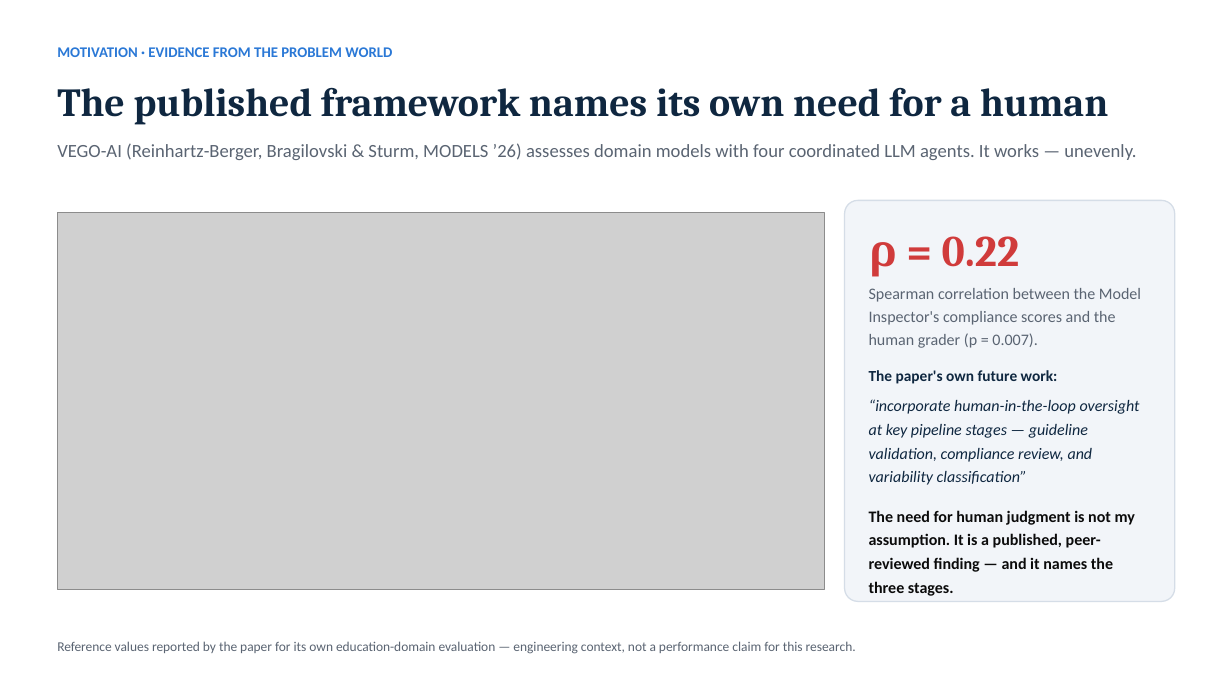
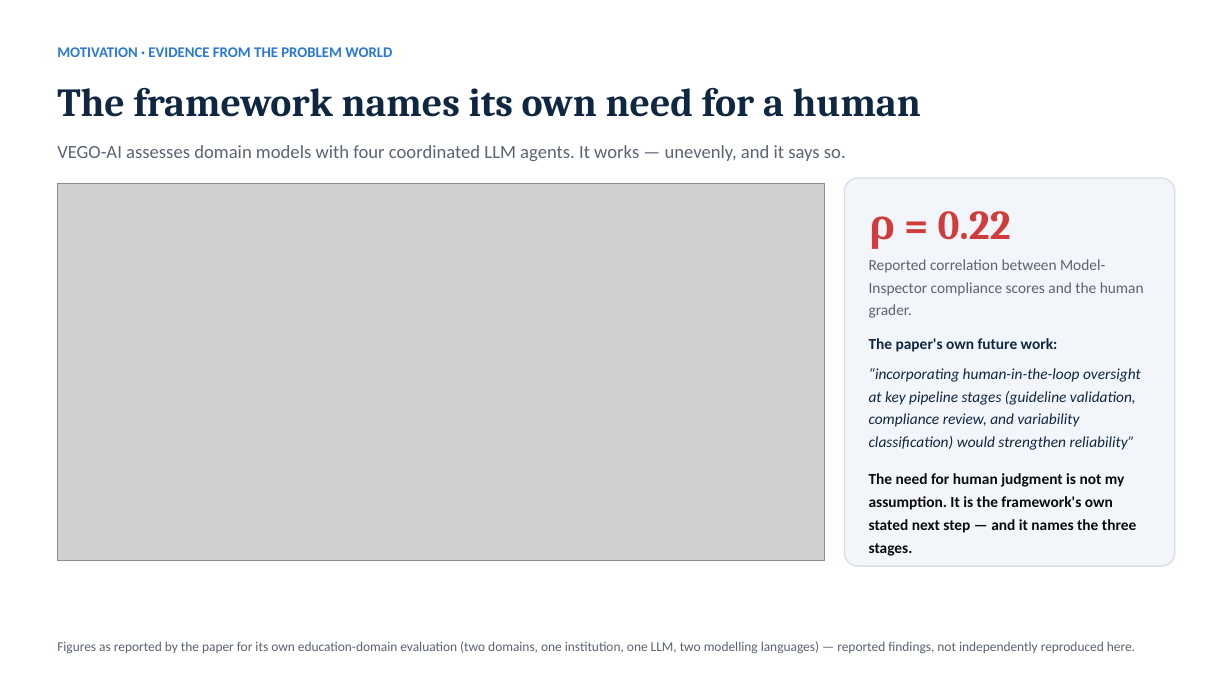
Before and after one commit to AliHamed17/vego-ai-research, a slide deck: slide 3 of outputs/course-presentation/VEGO-AI - IS Research Seminar - Final Presentation.pptx. Drawn at 1232x693 pixels with LibreOffice and Linux fonts; fonts in the diff are those of the drawing; grey boxes stand for pictures. Boxes give left, top, right and bottom in pixels: in the first picture for what was removed or moved away, otherwise in the second. Text is boxed around its words. In the diff, an @@ line names an element or a change of style, - is before the commit and + after.

```diff
--- a/outputs/course-presentation/VEGO-AI - IS Research Seminar - Final Presentation.pptx
+++ b/outputs/course-presentation/VEGO-AI - IS Research Seminar - Final Presentation.pptx
@@ text at (57,87,921,117): text changed @@
-The published framework names its own need for a human
+The framework names its own need for a human
@@ text at (57,145,846,161): text changed @@
-VEGO-AI (Reinhartz-Berger, Bragilovski & Sturm, MODELS ’26) assesses domain models with four coordinated LLM agents. It works — unevenly.
+VEGO-AI assesses domain models with four coordinated LLM agents. It works — unevenly, and it says so.
@@ rounded rectangle: place and size @@
-rounded rectangle at (845,201,1175,602)
+rounded rectangle at (845,178,1175,567)
@@ picture: place and size @@
-picture at (57,213,824,591)
+picture at (57,183,824,561)
@@ text "ρ = 0.22": place and size @@
-text "ρ = 0.22" at (869,236,1141,593)
+text "ρ = 0.22" at (869,211,1144,556)
@@ text at (869,211,1011,249): size 34 to 32 pt in "ρ = 0.22" @@
@@ text at (869,259,1144,318): text changed; size 12.5 to 12 pt @@
-Spearman correlation between the Model Inspector's compliance scores and the human grader (p = 0.007).
+Reported correlation between Model-Inspector compliance scores and the human grader.
@@ text at (869,368,1141,556): text changed; size 12.5 to 12 pt @@
-“incorporate human-in-the-loop oversight at key pipeline stages — guideline validation, compliance review, and variability classification”
-The need for human judgment is not my assumption. It is a published, peer-reviewed finding — and it names the three stages.
+“incorporating human-in-the-loop oversight at key pipeline stages (guideline validation, compliance review, and variability classification) would strengthen reliability”
+The need for human judgment is not my assumption. It is the framework's own stated next step — and it names the three stages.
@@ text at (57,641,1135,654): text changed @@
-Reference values reported by the paper for its own education-domain evaluation — engineering context, not a performance claim for this research.
+Figures as reported by the paper for its own education-domain evaluation (two domains, one institution, one LLM, two modelling languages) — reported findings, not independently reproduced here.
```
Also in this commit, not shown: 6 other slides changed, 13 slides added, 11 slides removed, 28 other files.
